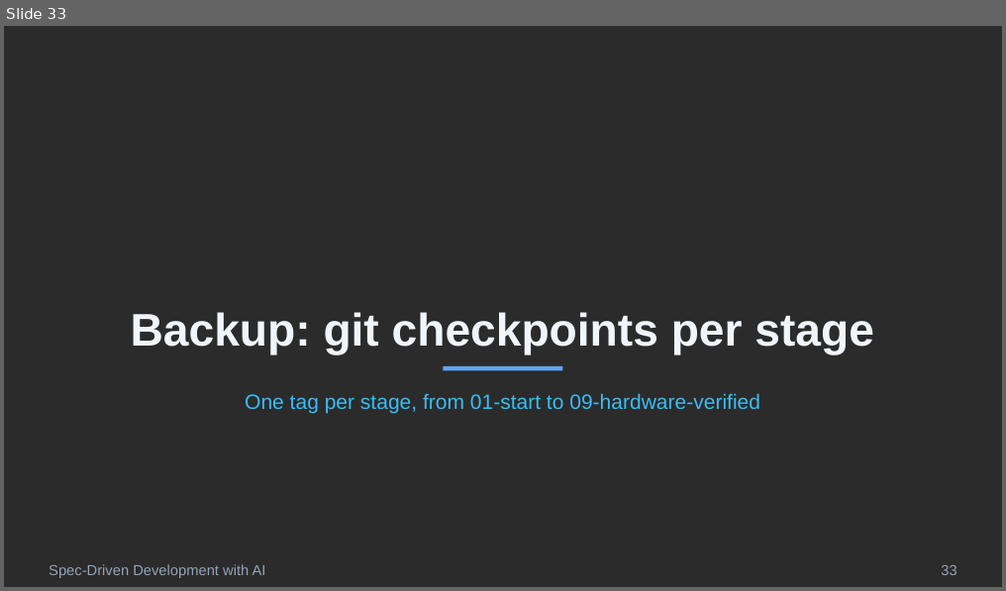
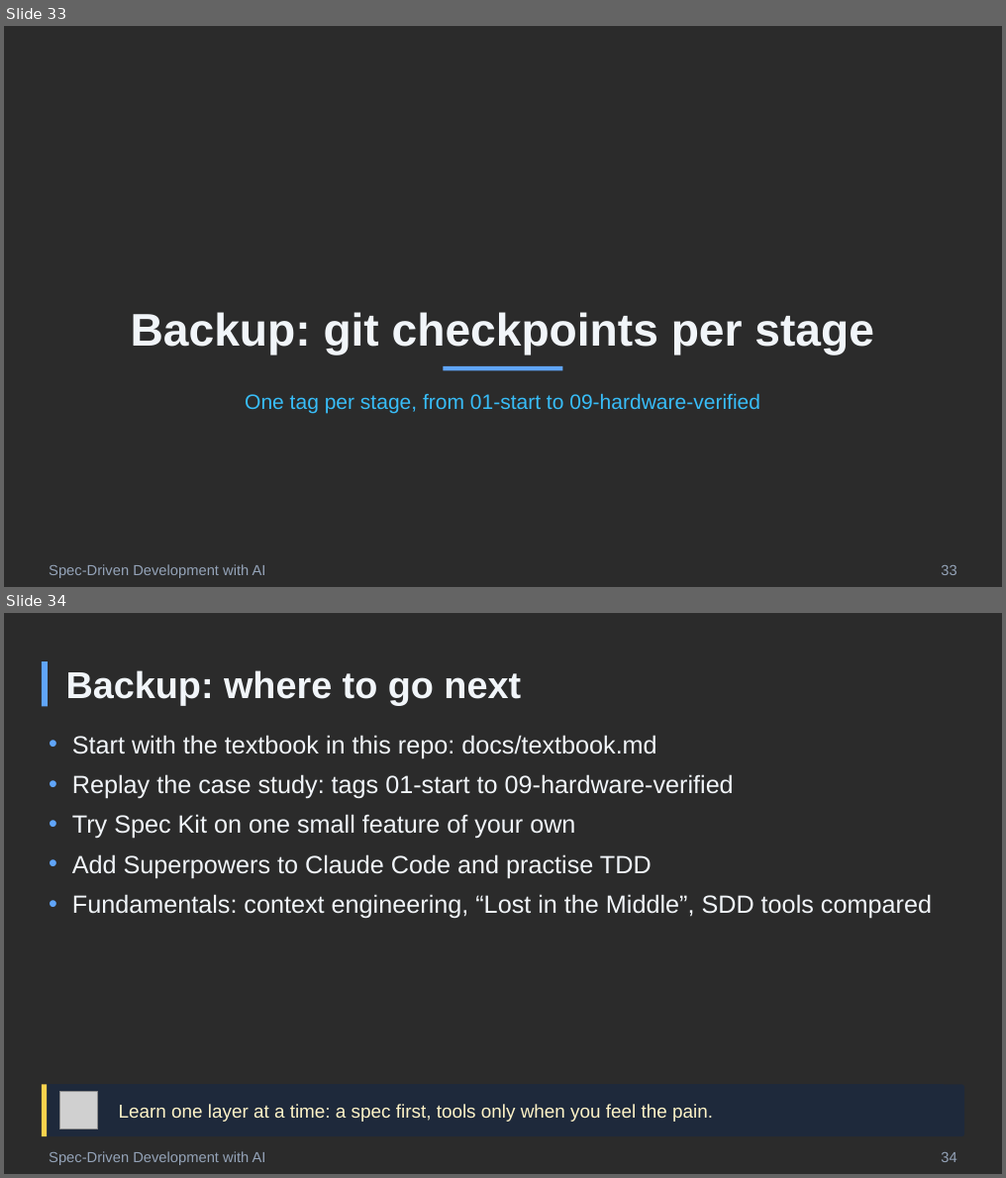
Before and after one commit to ronyronen/speckit-claude-presentation, a slide deck: presentation/speckit-workshop.pptx. Shown one above the other, each under a label of ours: slide 33 before the commit, slides 33 and 34 after it. The pictures are 1006x591 and 1006x1178 pixels, drawn with LibreOffice and Linux fonts; fonts in the diff are those of the drawing; grey boxes stand for pictures; background and template pictures are left out; a plain dark background stands for a picture behind light text. Boxes give left, top, right and bottom in pixels: in the first picture for what was removed or moved away, otherwise in the second. Text is boxed around its words. In the diff, an @@ line names an element or a change of style, - is before the commit and + after.

```diff
--- a/presentation/speckit-workshop.pptx
+++ b/presentation/speckit-workshop.pptx
@@ slide 34 added at [4,613,1002,1174], background picture (left out) @@
@@ rectangle added at [42,662,48,707], fill #60A5FA @@
@@ text added at [66,670,521,706], 36 pt, text #F1F5F9, bold @@
+Backup: where to go next
@@ text added at [72,735,932,919], 24 pt, text #F1F5F9 @@
+• Start with the textbook in this repo: docs/textbook.md
+• Replay the case study: tags 01-start to 09-hardware-verified
+• Try Spec Kit on one small feature of your own
+• Add Superpowers to Claude Code and practise TDD
+• Fundamentals: context engineering, “Lost in the Middle”, SDD tools compared
@@ rounded rectangle added at [42,1084,964,1137], fill #1E293B @@
@@ rectangle added at [42,1084,47,1137], fill #FCD34D @@
@@ picture added at [60,1092,98,1130] @@
@@ text added at [119,1104,713,1122], 18 pt, text #FEF3C7 @@
+Learn one layer at a time: a spec first, tools only when you feel the pain.
@@ text added at [49,1152,266,1165], 14 pt, text #94A3B8 @@
+Spec-Driven Development with AI
@@ text added at [941,1153,956,1162], 14 pt, text #94A3B8 @@
+34
```
Also in this commit, not shown: 1 slide changed, 3 other slides added, 3 slides removed, 10 other files.
